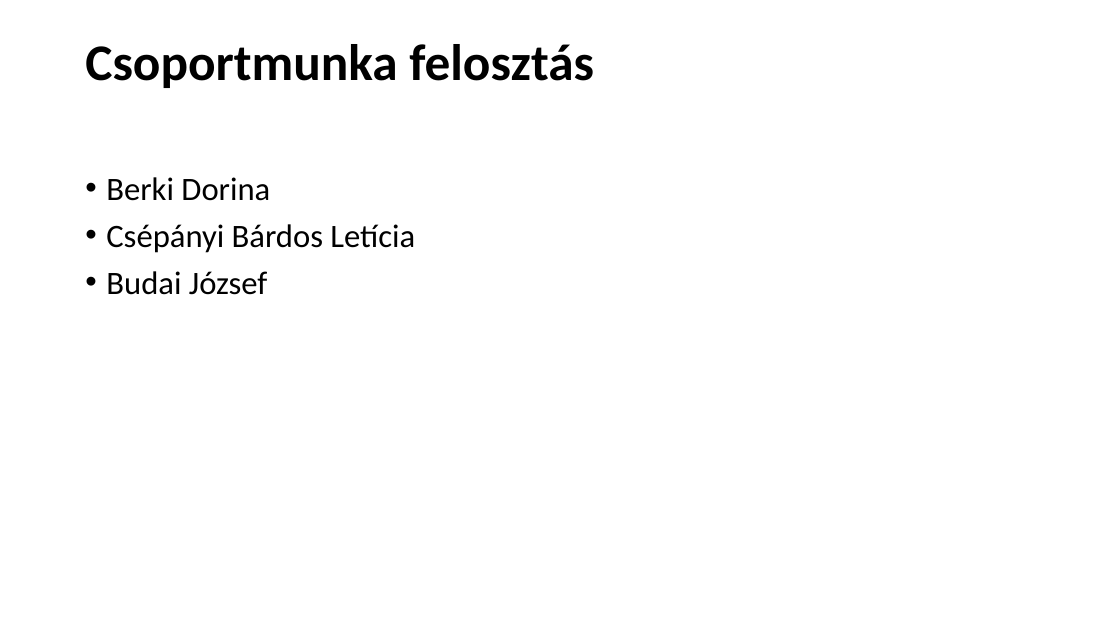
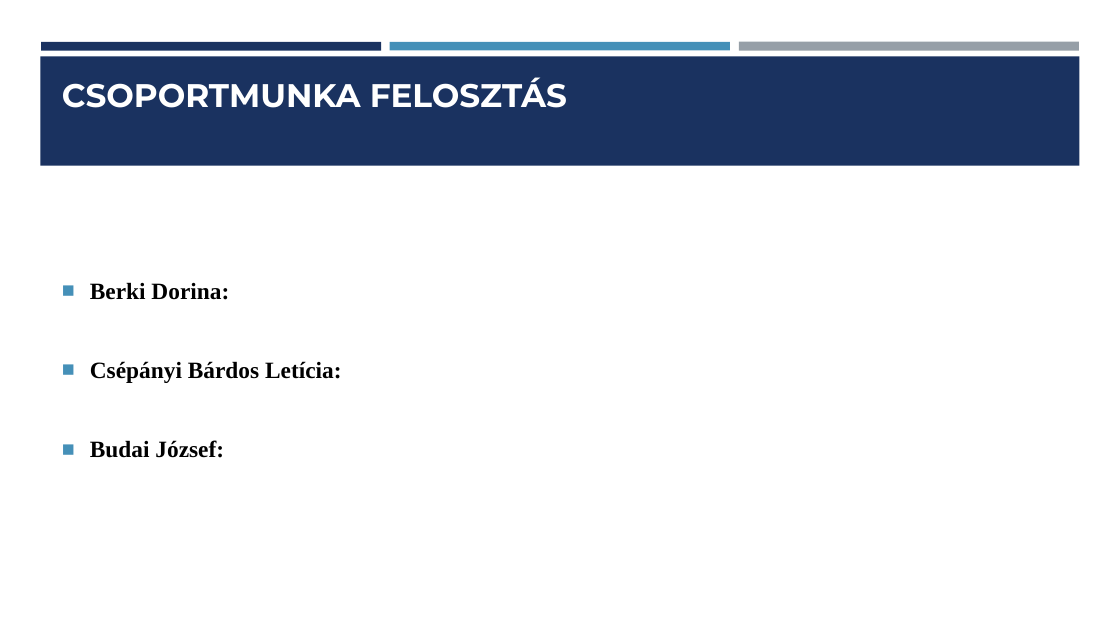
Before and after one commit to Dorina1200/vizsga, a slide deck: slide 9 of Hálózati Infrastruktúra Tervezése és Kivitelezése ppt.pptx (slide 10 before the commit). Drawn at 1120x630 pixels with LibreOffice and Linux fonts; fonts in the diff are those of the drawing. Boxes give left, top, right and bottom in pixels: in the first picture for what was removed or moved away, otherwise in the second. Text is boxed around its words. In the diff, an @@ line names an element or a change of style, - is before the commit and + after.

```diff
--- a/Hálózati Infrastruktúra Tervezése és Kivitelezése ppt.pptx
+++ b/Hálózati Infrastruktúra Tervezése és Kivitelezése ppt.pptx
@@ rectangle added at (x1=40, y1=56, x2=1080, y2=166), fill #1A3260 @@
@@ rectangle added at (x1=41, y1=42, x2=381, y2=50), fill #1A3260 @@
@@ rectangle added at (x1=390, y1=42, x2=730, y2=50), fill #4590B8 @@
@@ rectangle added at (x1=739, y1=42, x2=1079, y2=51), fill #969FA7 @@
@@ title "CSOPORTMUNKA FELOSZTÁS" at (x1=62, y1=77, x2=567, y2=108): vertical alignment middle to bottom @@
@@ title at (x1=62, y1=77, x2=567, y2=108): text changed; size 44 to 28 pt; font Calibri to Montserrat; text colour #000000 to #FFFFFF @@
-Csoportmunka felosztás
+CSOPORTMUNKA FELOSZTÁS
@@ text "Berki Dorina:" at (x1=90, y1=282, x2=341, y2=458): vertical alignment top to middle @@
@@ text at (x1=90, y1=282, x2=341, y2=458): text changed; size 28 to 20 pt; font Calibri to Times New Roman; bold on @@
-• Berki Dorina
-• Csépányi Bárdos Letícia
-• Budai József
+■ Berki Dorina:
+■ Csépányi Bárdos Letícia:
+■ Budai József:
```
Also in this commit, not shown: 7 other slides changed, 1 slide added, 2 slides removed.
